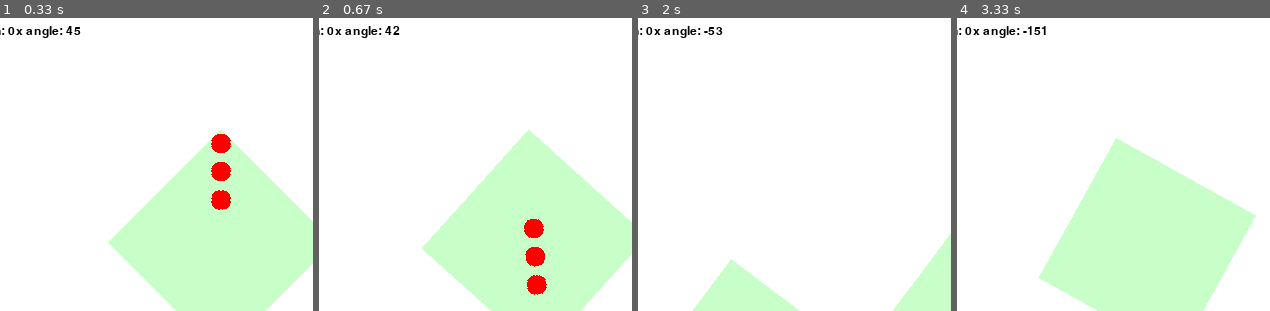
Above: before the commit, frames 1-4 (left to right).
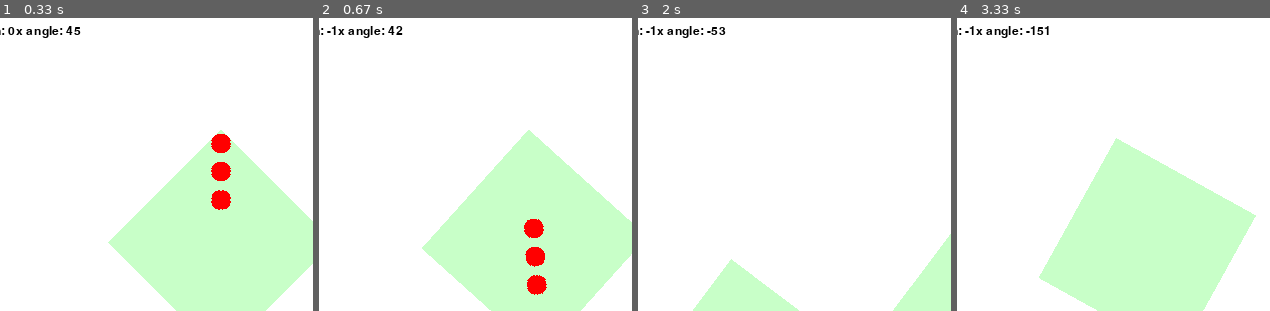
Above: after the commit, the same moments.

Repository: KadoProG/hourglass-python
Game: pygame game, started from run3.py
The game is run twice, just before and just after one commit, with the same random seed, the same clock (stepped at 60 frames per second) and the same inputs.
Inputs:
- Up to frame 1 (0.33 s): no input
- Up to frame 2 (0.67 s): hold W from 0.33 s (still down)
- Up to frame 3 (2 s): release W at 0.8 s; hold A 0.83-1.37 s; tap T at 0.98 s; hold A 1.4-1.8 s; hold W from 1.83 s (still down); tap E at 1.98 s
- Up to frame 4 (3.33 s): release W at 2.2 s; hold A 2.23-2.7 s; tap T at 2.38 s; hold W 2.73-3.03 s; hold A from 3.07 s (still down); tap E at 3.22 s
The pictures show only the part of the screen within x 14-64%, y 3-53%; the shares and areas given below are measured in that part.

Frame 1 is identical in both runs. In frame 2, 0.5% of the frame differs, in the area x 2-27%, y 2-7%; in frame 3, 0.5%; in frame 4, 0.6%, in the area x 2-30%, y 2-7%.

Commit message:
update auto-rotateの状態を正常に反映

Diff:
--- a/app/utils/angle.py
+++ b/app/utils/angle.py
@@ -13,6 +13,9 @@
             angle += 360
         self.__angle = angle
 
+    def get_auto_rotation(self) -> int:
+        return self.__auto_rotation
+
     def set_auto_rotation(self, auto_rotation: int):
         self.__auto_rotation += auto_rotation
 
--- a/run3.py
+++ b/run3.py
@@ -23,7 +23,6 @@
     pause = Pause(False)
     is_positive_cosine = math.sin((angle() * math.pi) / 180) >= 0
     is_positive_sine = math.cos((angle() * math.pi) / 180) >= 0
-    auto_rotation = 0
 
     # インスタンスの生成
     hourglass = HourGlass()
@@ -32,6 +31,7 @@
     upperDots, lowerDots = [], []
 
     while True:
+        # キーイベントを取得
         pygame_keyevents(drawPygame, sound, angle, pause)
 
         # ラズパイのセンサーがある場合はセンサーの値を取得
@@ -71,7 +71,12 @@
 
         # 描写
         drawPygame.draw(
-            upperDots, lowerDots, angle(), sound.is_playing(), auto_rotation, pause()
+            upperDots,
+            lowerDots,
+            angle(),
+            sound.is_playing(),
+            angle.get_auto_rotation(),
+            pause(),
         )
         drawPygame.clock.tick(1 / FRAMERATE)
 
